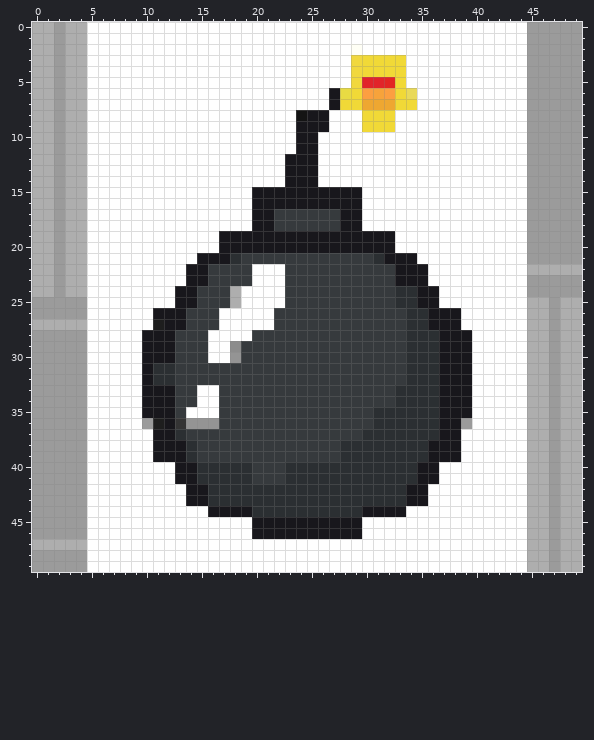
Two versions of one pixel-art sprite, src/game/Client/Image/bomb.png. Above: the version before the commit.
The file is 50x50 pixels. Colours within 5 levels of each other are drawn and written as one.
The result:
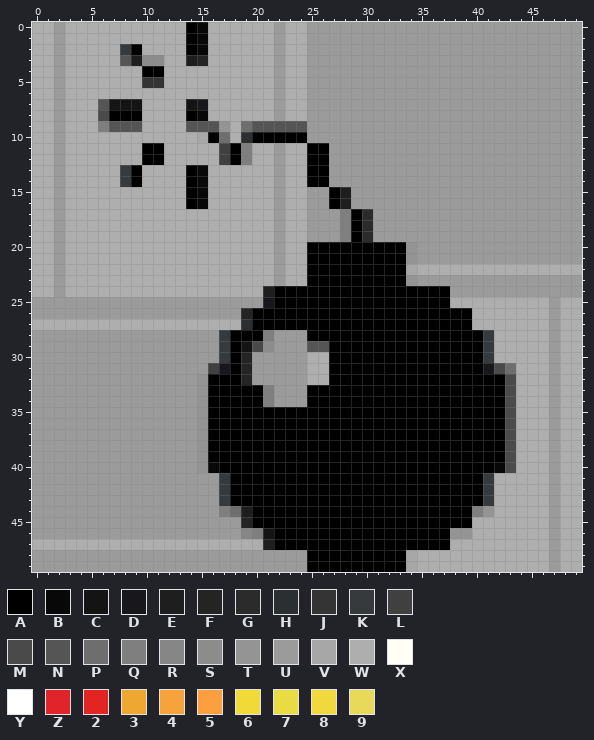
Palette (. is transparent): A #000000  B #080808  C #141414  D #18171c  E #1e1e1e  F #242424  G #2b2b2b  H #2b2f32  J #343434  K #363a3d  L #404040  M #4a4a4a  N #555555  P #6e6e6e  Q #7f7f7f  R #868686  S #8c8c8c  T #949494  U #9b9b9b  V #a7a7a7  W #aeaeae  X #fffff5  Y #ffffff  Z #e1242a  2 #e22523  3 #eea731  4 #f7a33b  5 #fc9f41  6 #f1d937  7 #e8db43  8 #f1d83e  9 #e9d95a
What changed:
Changed rows in their new state; - is an unchanged pixel.
first column x 5:
 0 WWWWWWWWWABWWWWWWUWWUUUUUUUUUUUUUUUUUUUU
 1 WWWWWWWWWABWWWWWWUWWUUUUUUUUUUUUUUUUUUUU
 2 WWWKAWWWWABWWWWWWUWWUUUUUUUUUUUUUUUUUUUU
 3 WWWNESSWWEFWWWWWWUWWUUUUUUUUUUUUUUUUUUUU
 4 WWWWWAAWWWWWWWWWWUWWUUUUUUUUUUUUUUUUUUUU
 5 WWWWWJJWWWWWWWWWWUWWUUUUUUUUUUUUUUUUUUUU
 6 WWWWWWWWWWWWWWWWWUWWUUUUUUUUUUUUUUUUUUUU
 7 WNCCCWWWWCDWWWWWWUWWUUUUUUUUUUUUUUUUUUUU
 8 WMAAAWWWWABWWWWWWUWWUUUUUUUUUUUUUUUUUUUU
 9 WQNNNWWWWNNNTWPNNNNNUUUUUUUUUUUUUUUUUUUU
10 WWWWWWWWWWVAPWHAAAAAUUUUUUUUUUUUUUUUUUUU
11 WWWWWAAWWWWWLAQWWUWWAAUUUUUUUUUUUUUUUUUU
12 WWWWWAAWWWWWLAQWWUWWAAUUUUUUUUUUUUUUUUUU
13 WWWKAWWWWABWWWWWWUWWAAUUUUUUUUUUUUUUUUUU
14 WWWKAWWWWABWWWWWWUWWAAUUUUUUUUUUUUUUUUUU
15 WWWWWWWWWABWWWWWWUWWUUAEUUUUUUUUUUUUUUUU
16 WWWWWWWWWABWWWWWWUWWUUAEUUUUUUUUUUUUUUUU
17 WWWWWWWWWWWWWWWWWUWWUUUQAGUUUUUUUUUUUUUU
18 WWWWWWWWWWWWWWWWWUWWUUUQAGUUUUUUUUUUUUUU
19 WWWWWWWWWWWWWWWWWUWWUUUQAGUUUUUUUUUUUUUU
20 WWWWWWWWWWWWWWWWWUWWAAAAAAAAATUUUUUUUUUU
21 WWWWWWWWWWWWWWWWWUWWAAAAAAAAATUUUUUUUUUU
22 WWWWWWWWWWWWWWWWWUWWAAAAAAAAAVWWWWWWWWWW
23 WWWWWWWWWWWWWWWWWUWWAAAAAAAAATUUUUUUUUUU
24 WWWWWWWWWWWWW-WWEAAAAAAAAAAAAAAAAUUUUUUU
25 UUUUUUUUUUUUUUUUDAAAAAAAAAAAAAAAAWWWWWWW
26 UUUUUUUUUUUUUUFAAAAAAAAAAAAAAAAAAAAWWWWW
27 WWWWWWWWWWWWWWHAAAAAAAAAAAAAAAAAAAAWWWWW
28 UUUUUUUUUUUUKAAAQUUUAAAAAAAAAAAAAAAAKWWW
29 UUUUUUUUUUUUKACMSUUUNNAAAAAAAAAAAAAAKWWW
30 UUUUUUUUUUUUKAFUUUUUWWAAAAAAAAAAAAAAKWWW
31 UUUUUUUUUUULDAFUUUUUWWAAAAAAAAAAAAAADMPW
32 UUUUUUUUUUTAAAFUUUUUWWAAAAAAAAAAAAAAAAMW
33 UUUUUUUUUUTAAAAAQUUUAAAAAAAAAAAAAAAAAAMW
34 UUUUUUUUUUTAAAAAQUUUAAAAAAAAAAAAAAAAAAMW
35 UUUUUUUUUUTAAAAAAAAAAAAAAAAAAAAAAAAAAAMW
36 UUUUU-UUUU-AAAAAAAAAAAAAAAAAAAAAAAAAAAMW
37 UUUUUUUUUUTAAAAAAAAAAAAAAAAAAAAAAAAAAAMW
38 UUUUUUUUUUTAAAAAAAAAAAAAAAAAAAAAAAAAAAMW
39 UUUUUUUUUUTAAAAAAAAAAAAAAAAAAAAAAAAAAAMW
40 UUUUUUUUUUTBAAAAAAAAAAAAAAAAAAAAAAAAABMW
41 UUUUUUUUUUUUKAAAAAAAAAAAAAAAAAAAAAAAKWWW
42 UUUUUUUUUUUUKAAAAAAAAAAAAAAAAAAAAAAAKWWW
43 UUUUUUUUUUUUKAAAAAAAAAAAAAAAAAAAAAAAKWWW
44 UUUUUUUUUUUUQPEAAAAAAAAAAAAAAAAAAAAQTWWW
45 UUUUUUUUUUUUUUFAAAAAAAAAAAAAAAAAAAAWWWWW
46 UUUUUUUUUUUUUURQCAAAAAAAAAAAAAAAATTWWWWW
47 WWWWWWWWWWWWWWWWEAAAAAAAAAAAAAAAAWWWWWWW
48 UUUUUUUUUUUUUUUUUUUUAAAAAAAAAVWWWWWWWWWW
49 UUUUUUUUUUUUUUUUUUUUAAAAAAAAAVWWWWWWWWWW
Changed places in both pictures, as pixel boxes (x1, y1, x2, y2):
changed: (87, 22, 527, 572)
